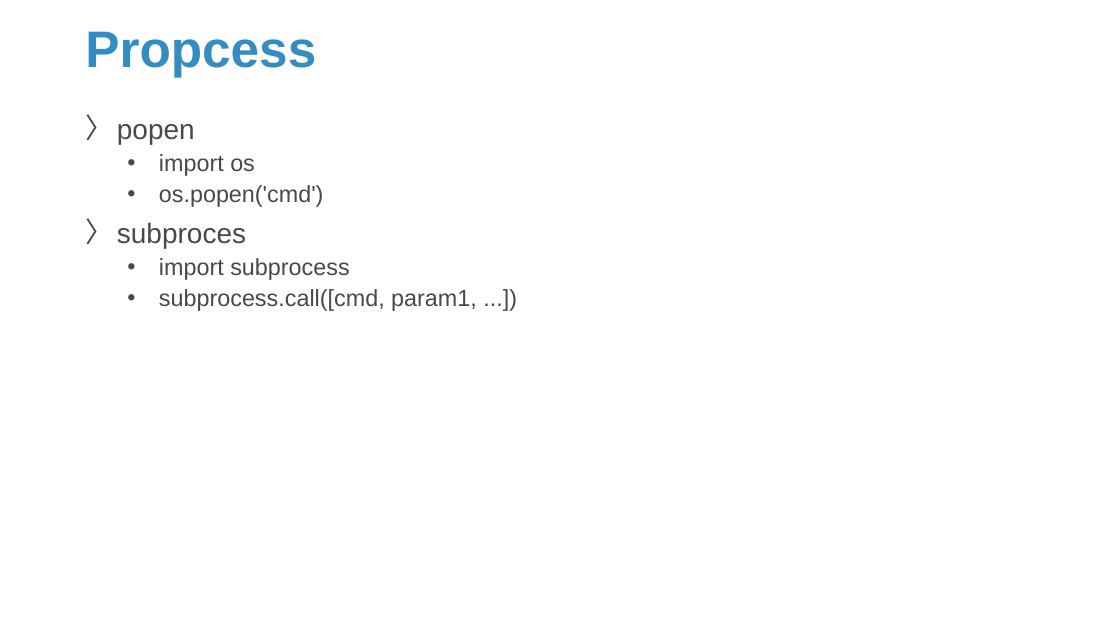
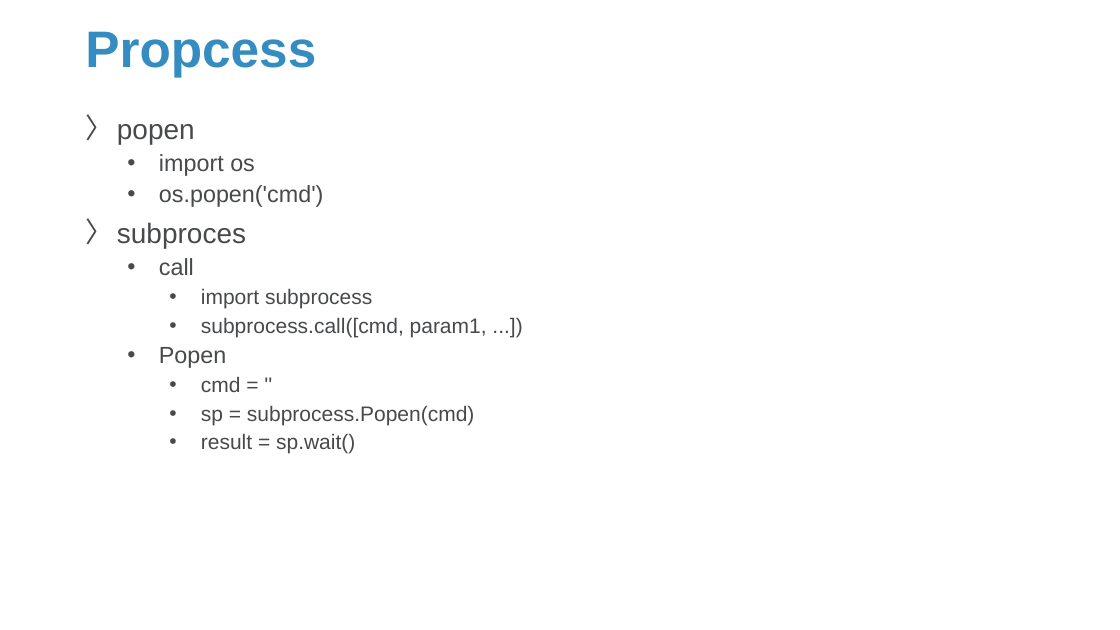
Before and after one commit to Sparks-Lu/TechNotes, a slide deck: slide 20 of Python/Python-Notes.pptx. Drawn at 1120x630 pixels with LibreOffice and Linux fonts; fonts in the diff are those of the drawing; background and template pictures are left out. Boxes give left, top, right and bottom in pixels: in the first picture for what was removed or moved away, otherwise in the second. Text is boxed around its words. In the diff, an @@ line names an element or a change of style, - is before the commit and + after.

```diff
--- a/Python/Python-Notes.pptx
+++ b/Python/Python-Notes.pptx
@@ text at (x1=159, y1=258, x2=194, y2=275): paragraph added @@
+  • call
@@ text at (x1=201, y1=288, x2=487, y2=337): size 20 to 18 pt in "import subprocess", "subprocess.call([cmd, param1, ...])"; list level 2 to 3 in "import subprocess"; list level 2 to 3 in "subprocess.call([cmd, param1, ...])" @@
@@ text at (x1=159, y1=347, x2=474, y2=454): paragraphs added @@
+  • Popen
+    • cmd = ''
+    • sp = subprocess.Popen(cmd)
+    • result = sp.wait()
```
Also in this commit, not shown: 8 other slides changed, 1 slide added, 8 other files.
